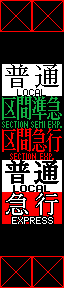
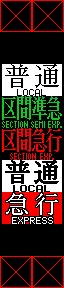
Layers edited between the first and the second 64×288 image:
painted on "背景" over [2, 96, 62, 128]
